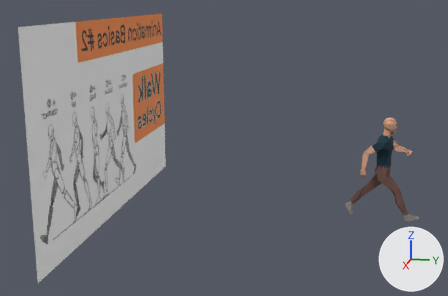
The Blender file Character6.blend: old version first, new version second.
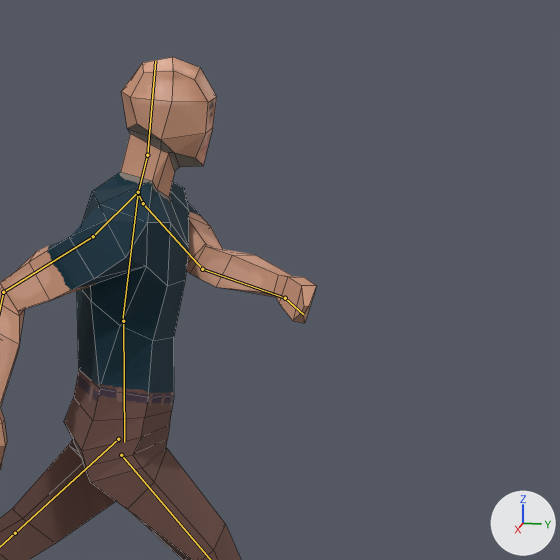
Each version is shown whole from a 50 mm camera at (119.2, -7.8, 43.3) aimed at (-8.4, -33.3, 11.4), then close up on the part from 81% to 100% of the width and 37% to 65% of the height. Lighting does not change. The marker at lower right points along +X, +Y and +Z. Both versions are drawn at frame 60 of the action 'ArmatureAction'; the numbers are the values there. The bones that bend it are drawn over the model as lines in the close-ups. The close-ups show mesh edges as thin lines.
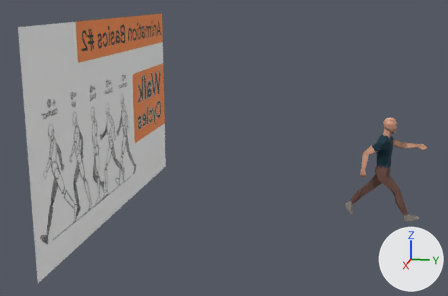
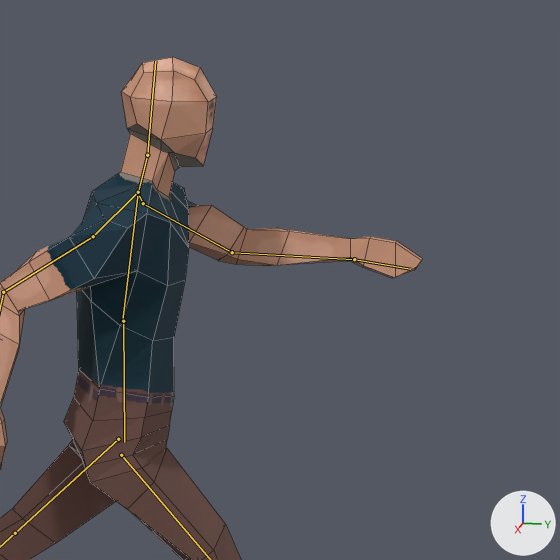
Changed parts and their boxes (x1, y1, x2, y2) in the close-ups (560 x 560 px):
'Cube', posed: before (0, 57, 316, 560); after (0, 57, 422, 560)
bone 'Bone.005.L', root to tip: before (143, 203) to (202, 269); after (143, 203) to (232, 252)

What the commit changed:
Bone 'Bone.005.L' (bone_bone_005_l) turns from (-28, -17, -65) to (29, -43, -90) degrees about its own x, y and z.
